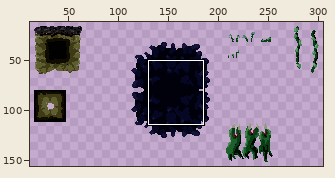
Pixel-art file -- crates/game/assets/tilesets/nexus-mix.aseprite. The picture above shows the old version from afar; the outline marks the close-up.
Close-up. Old version:
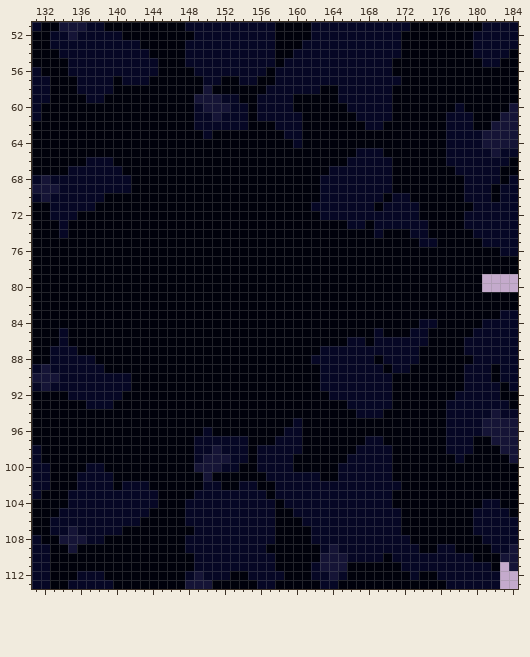
320x320 pixels, 1 frame. Shown: x 131..184, y 51..113. The wide view leaves out empty margins.
The result:
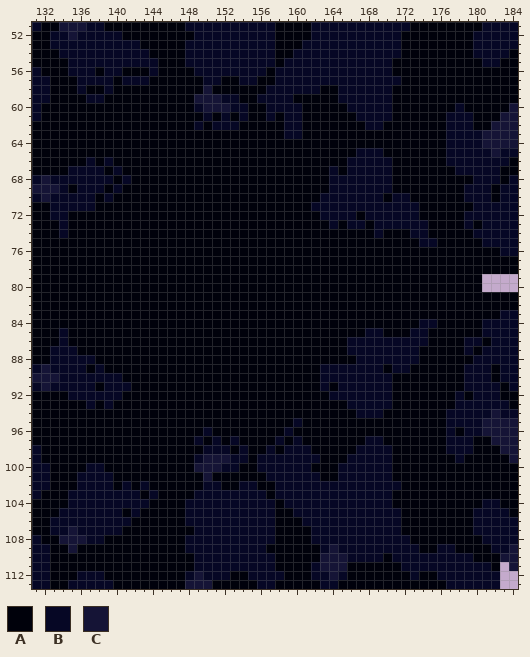
Palette (. is transparent): A #00010b  B #060725  C #151436
Diff:
Layer "Tilemap 1":
y 56: x 138 B -> A; x 141..143 BBB -> AAA
y 58: x 137..138 BB -> AA
y 60: x 156 B -> A; x 160 A -> B
y 61: x 149 B -> A; x 151 C -> A; x 153 B -> A; x 156 B -> A; x 158 B -> A
y 62: x 150 B -> A; x 154 B -> A; x 158 B -> A
y 63: x 150 B -> A
y 64: x 160 B -> A
y 66: x 138 B -> A
y 67: x 139 B -> A; x 165 B -> A
y 68: x 140 B -> A; x 163 B -> A; x 179 B -> A
y 69: x 135 B -> A; x 139 B -> A; x 141 B -> A; x 163 B -> A
y 70: x 138..139 BA -> AB
y 71: x 169 A -> B
y 72: x 135 B -> A; x 167 B -> A
y 73: x 164 A -> B; x 180 B -> A
y 85: x 168 A -> B; x 180 B -> A
y 86: x 168 A -> B; x 181 B -> A
y 87: x 163..165 BBB -> AAA; x 180 B -> A
y 88: x 162..166 BBBBB -> AAAAA; x 169 A -> B
y 89: x 137 B -> A
y 90: x 141 B -> A
y 91: x 138 B -> A; x 164 B -> A
y 92: x 179 B -> A
y 93: x 138 B -> A; x 177 B -> A
y 96: x 160 B -> A; x 178 B -> A
y 97: x 150 B -> A; x 152 B -> A; x 154 B -> A; x 159 B -> A
y 98: x 149 B -> A; x 151 C -> B; x 153 B -> A; x 156 B -> A; x 158 B -> A; x 161 A -> B
y 99: x 160..162 AAA -> BBB
y 100: x 160..161 AA -> BB
y 102: x 142 B -> A
y 103: x 143 B -> A
y 104: x 144 B -> A
y 105: x 141 B -> A; x 143 B -> A
y 106: x 142 B -> A
